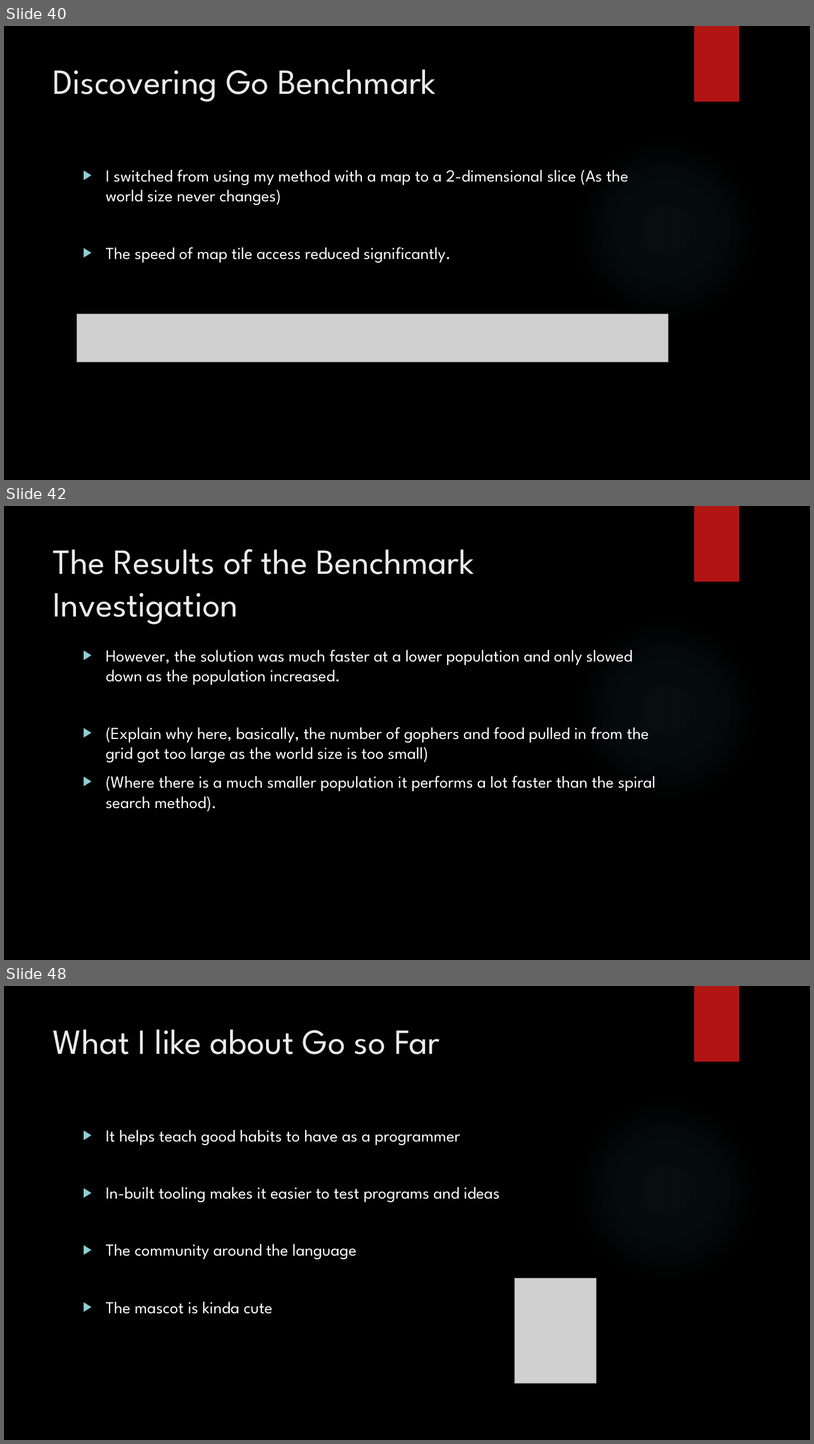
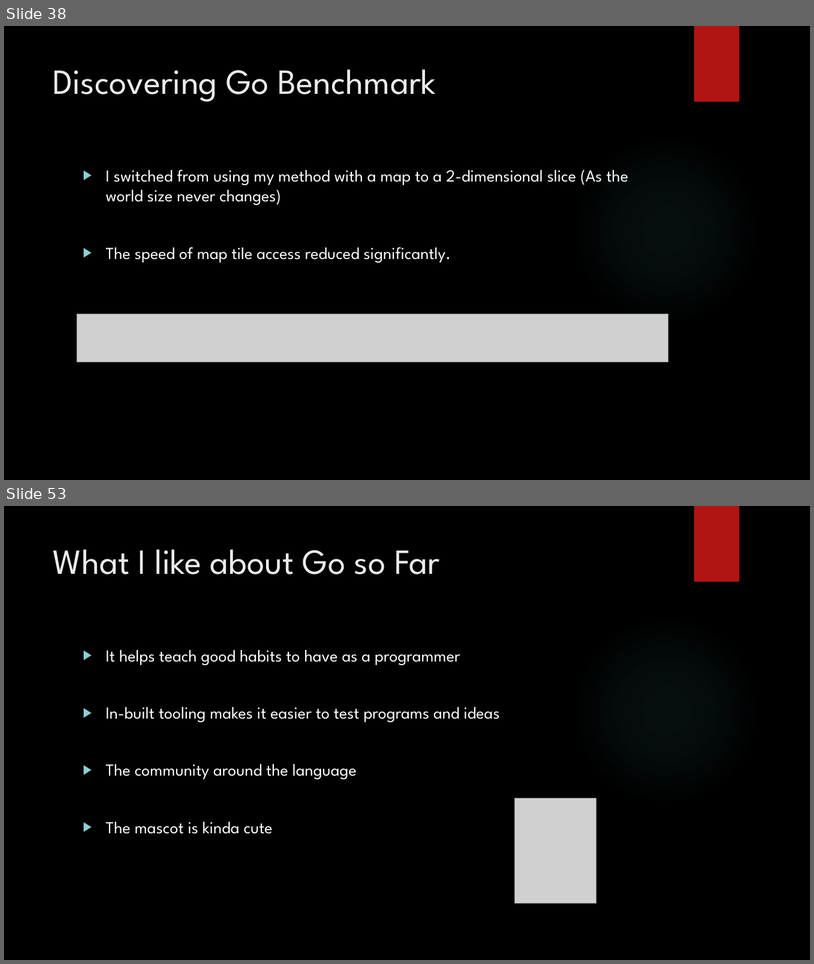
Before and after one commit to jaminologist/GopherLife, a slide deck: GopherLife.pptx. Shown one above the other, each under a label of ours: slides 40, 42 and 48 before the commit, slides 38 and 53 after it; the slides between them are not shown. The pictures are 814x1444 and 814x964 pixels, drawn with LibreOffice and Linux fonts; fonts in the diff are those of the drawing; grey boxes stand for pictures; background and template pictures are left out. Boxes give left, top, right and bottom in pixels: in the first picture for what was removed or moved away, otherwise in the second. Text is boxed around its words. In the diff, an @@ line names an element or a change of style, - is before the commit and + after.

```diff
--- a/GopherLife.pptx
+++ b/GopherLife.pptx
@@ slide 42 removed at (4, 506, 810, 960), background picture (left out); not listed: 2 template elements that a slide beside it also shows @@
@@ title removed at (53, 549, 474, 624) @@
-The Results of the Benchmark Investigation
@@ text removed at (106, 649, 656, 811) @@
-▶ However, the solution was much faster at a lower population and only slowed down as the population increased.
-▶ (Explain why here, basically, the number of gophers and food pulled in from the grid got too large as the world size is too small)
-▶ (Where there is a much smaller population it performs a lot faster than the spiral search method).
@@ what was slide 40 is now slide 38 @@
@@ what was slide 48 is now slide 53 @@
```
Also in this commit, not shown: 7 slides changed, 14 slides added, 8 other slides removed, 9 other files.
